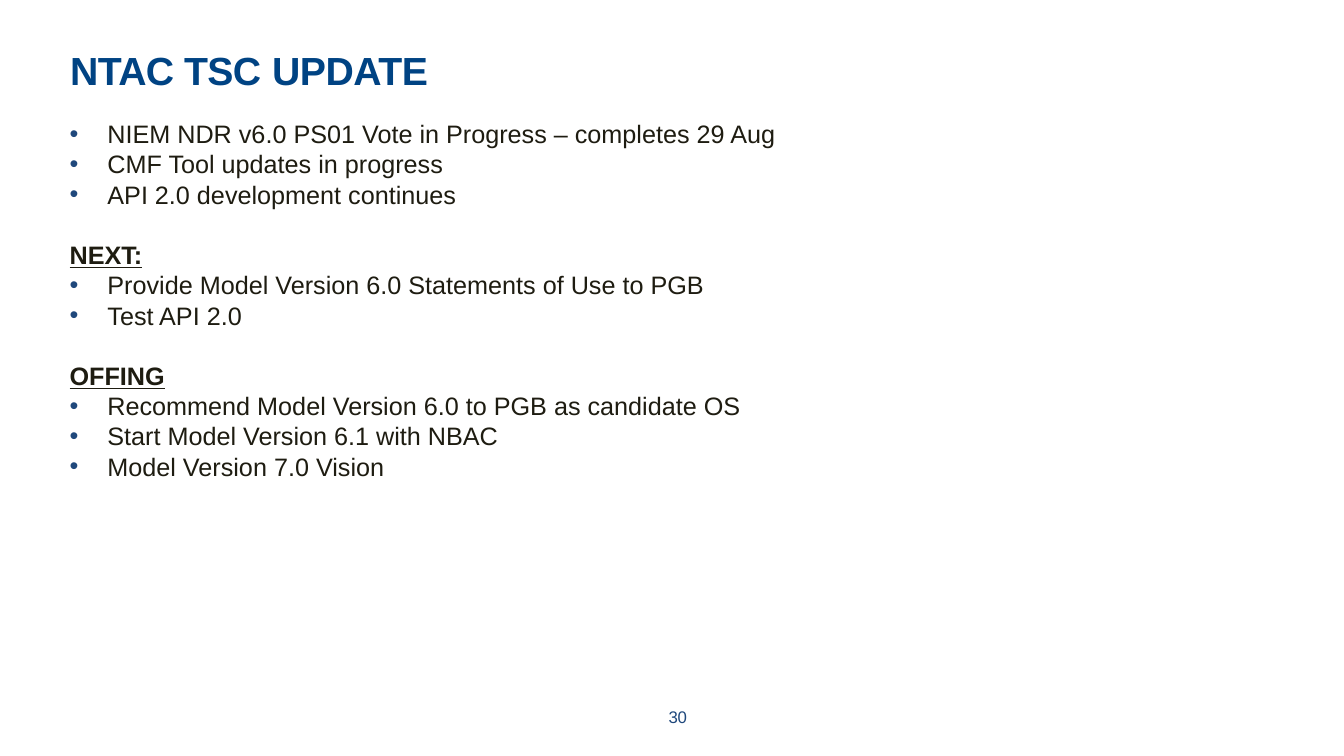
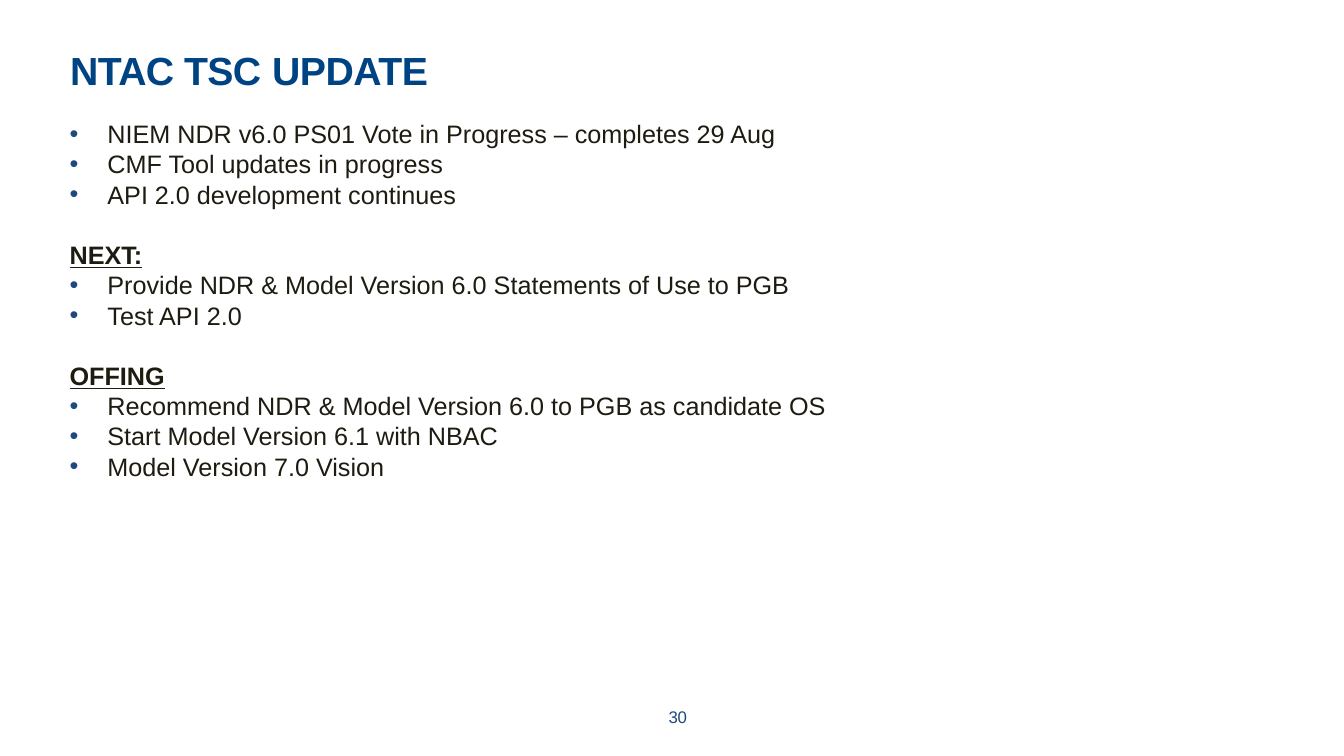
Before and after one commit to niemopen/oasis-open-project, a slide deck: slide 30 of pgb-meeting-minutes/2025/28-aug-25/(Final) 28 Aug 2025 PGB Mtg Brief -v5 9-2-25.pptx. Drawn at 1344x756 pixels with LibreOffice and Linux fonts; fonts in the diff are those of the drawing; background and template pictures are left out. Boxes give left, top, right and bottom in pixels: in the first picture for what was removed or moved away, otherwise in the second. Text is boxed around its words. In the diff, an @@ line names an element or a change of style, - is before the commit and + after.

```diff
--- a/pgb-meeting-minutes/2025/28-aug-25/(Final) 28 Aug 2025 PGB Mtg Brief -v5 9-2-25.pptx
+++ b/pgb-meeting-minutes/2025/28-aug-25/(Final) 28 Aug 2025 PGB Mtg Brief -v5 9-2-25.pptx
@@ text at (x1=107, y1=275, x2=789, y2=295): text changed @@
-• Provide Model Version 6.0 Statements of Use to PGB
+• Provide NDR & Model Version 6.0 Statements of Use to PGB
@@ text at (x1=107, y1=396, x2=825, y2=416): text changed @@
-• Recommend Model Version 6.0 to PGB as candidate OS
+• Recommend NDR & Model Version 6.0 to PGB as candidate OS
```
Also in this commit, not shown: 1 other slide changed, 4 other files.
